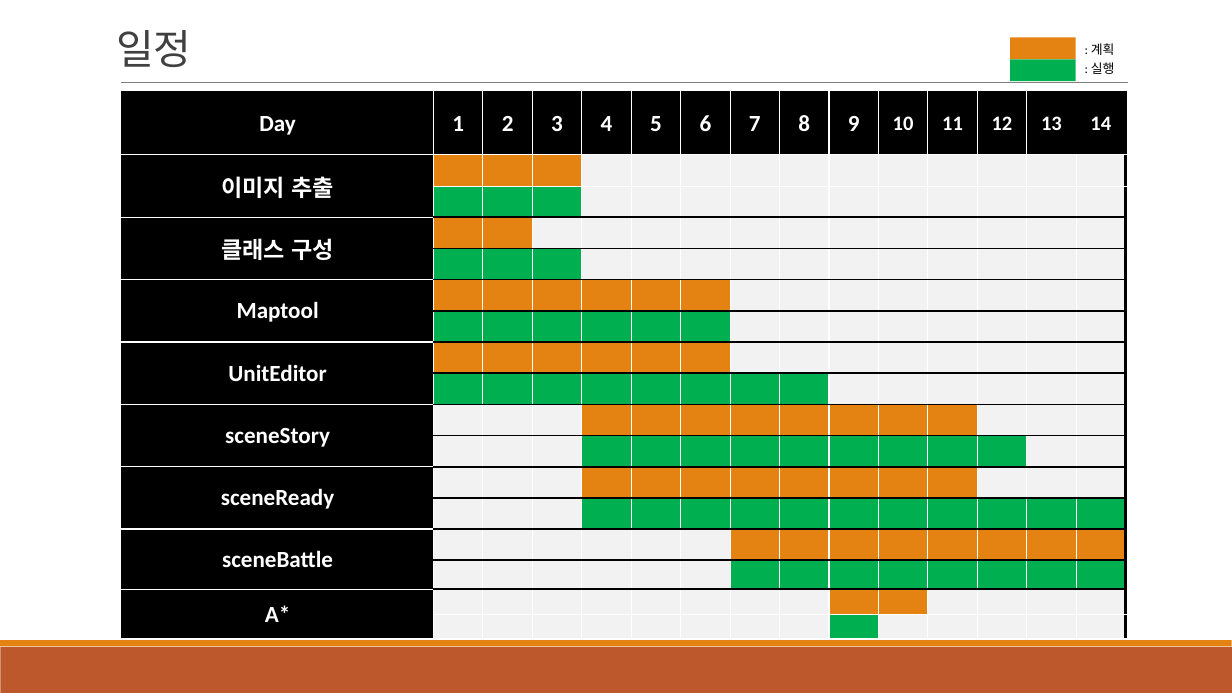
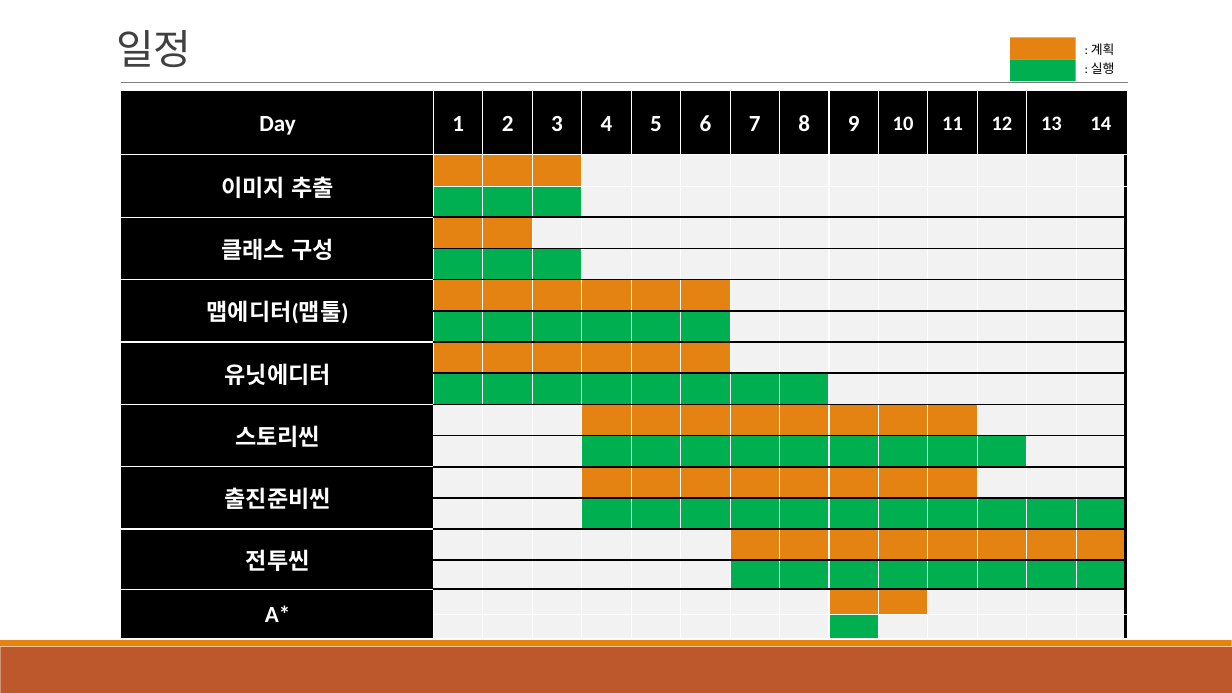
Before and after one commit to junghoon88/Samjojo, a slide deck: slide 7 of 제출서류/팀포트폴리오 기획서.pptx. Drawn at 1232x693 pixels with LibreOffice and Linux fonts; fonts in the diff are those of the drawing. Boxes give left, top, right and bottom in pixels: in the first picture for what was removed or moved away, otherwise in the second. Text is boxed around its words. In the diff, an @@ line names an element or a change of style, - is before the commit and + after.

```diff
--- a/제출서류/팀포트폴리오 기획서.pptx
+++ b/제출서류/팀포트폴리오 기획서.pptx
@@ table at bbox=[122, 92, 1132, 639] @@
-row 6, column 1: Maptool
+row 6, column 1: 맵에디터(맵툴)
-row 8, column 1: UnitEditor
+row 8, column 1: 유닛에디터
-row 10, column 1: sceneStory
+row 10, column 1: 스토리씬
-row 12, column 1: sceneReady
+row 12, column 1: 출진준비씬
-row 14, column 1: sceneBattle
+row 14, column 1: 전투씬
```
Also in this commit, not shown: 3 other slides changed, 2 other files.
